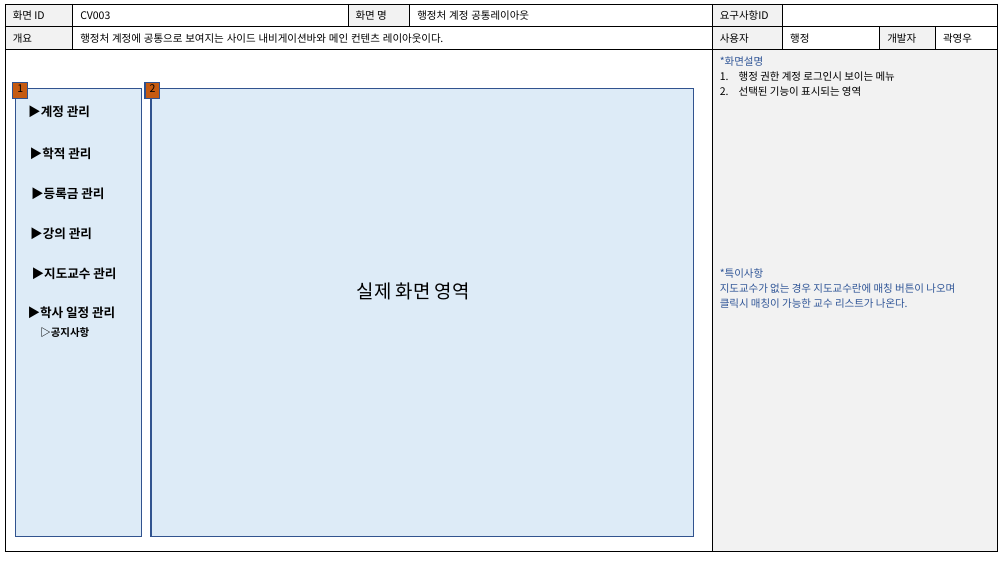
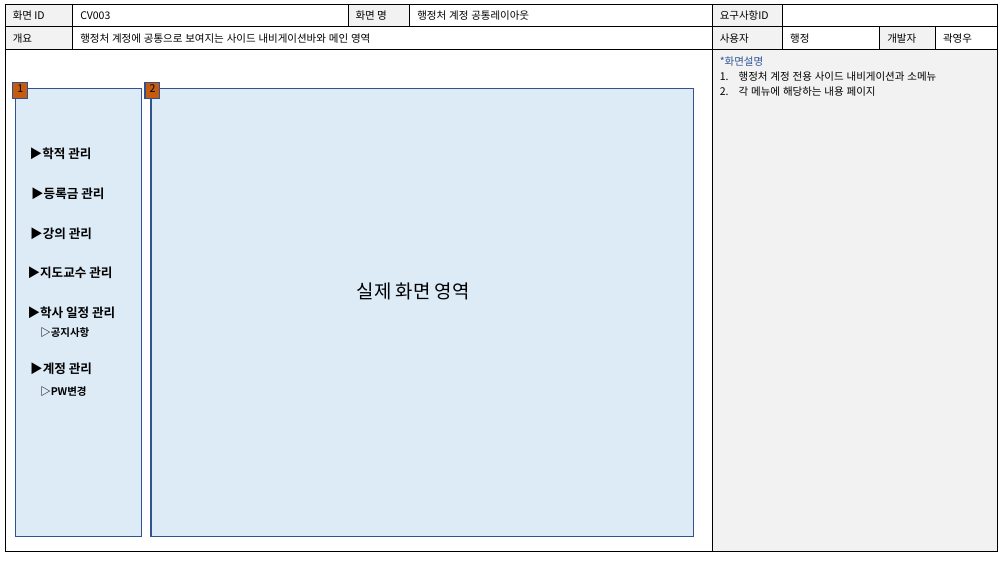
Before and after one commit to weather0/yd_Final01, a slide deck: slide 3 of 문서/작성중/(작업중-최신!)디자인통합222.pptx. Drawn at 1008x567 pixels with LibreOffice and Linux fonts; fonts in the diff are those of the drawing. Boxes give left, top, right and bottom in pixels: in the first picture for what was removed or moved away, otherwise in the second. Text is boxed around its words. In the diff, an @@ line names an element or a change of style, - is before the commit and + after.

```diff
--- a/문서/작성중/(작업중-최신!)디자인통합222.pptx
+++ b/문서/작성중/(작업중-최신!)디자인통합222.pptx
@@ table at [5, 4, 997, 548] @@
-row 2, column 2: 행정처 계정에 공통으로 보여지는 사이드 내비게이션바와 메인 컨텐츠 레이아웃이다.
+row 2, column 2: 행정처 계정에 공통으로 보여지는 사이드 내비게이션바와 메인 영역
-row 3, column 5: *화면설명 / 행정 권한 계정 로그인시 보이는 메뉴 / 선택된 기능이 표시되는 영역 / *특이사항 / 지도교수가 없는 경우 지도교수란에 매칭 버튼이 나오며 / 클릭시 매칭이 가능한 교수 리스트가 나온다.
+row 3, column 5: *화면설명 / 행정처 계정 전용 사이드 내비게이션과 소메뉴 / 각 메뉴에 해당하는 내용 페이지
@@ text "▶지도교수 관리": place and size @@
-text "▶지도교수 관리" at [32, 267, 116, 279]
+text "▶지도교수 관리" at [28, 266, 112, 278]
@@ text "▶계정 관리": place and size @@
-text "▶계정 관리" at [28, 105, 90, 117]
+text "▶계정 관리" at [30, 362, 92, 374]
@@ text added at [40, 386, 86, 396], 10 pt, text #000000, bold @@
+▷PW변경
```
Also in this commit, not shown: 5 other slides changed, 1 slide added, 1 other file.
